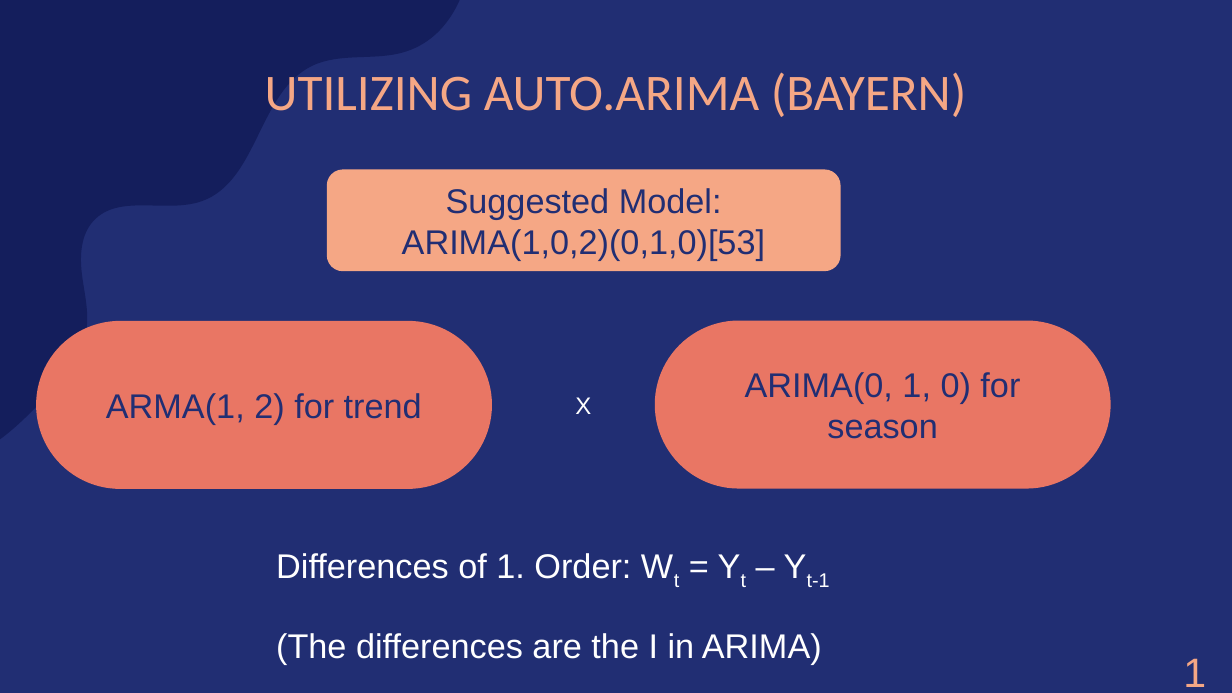
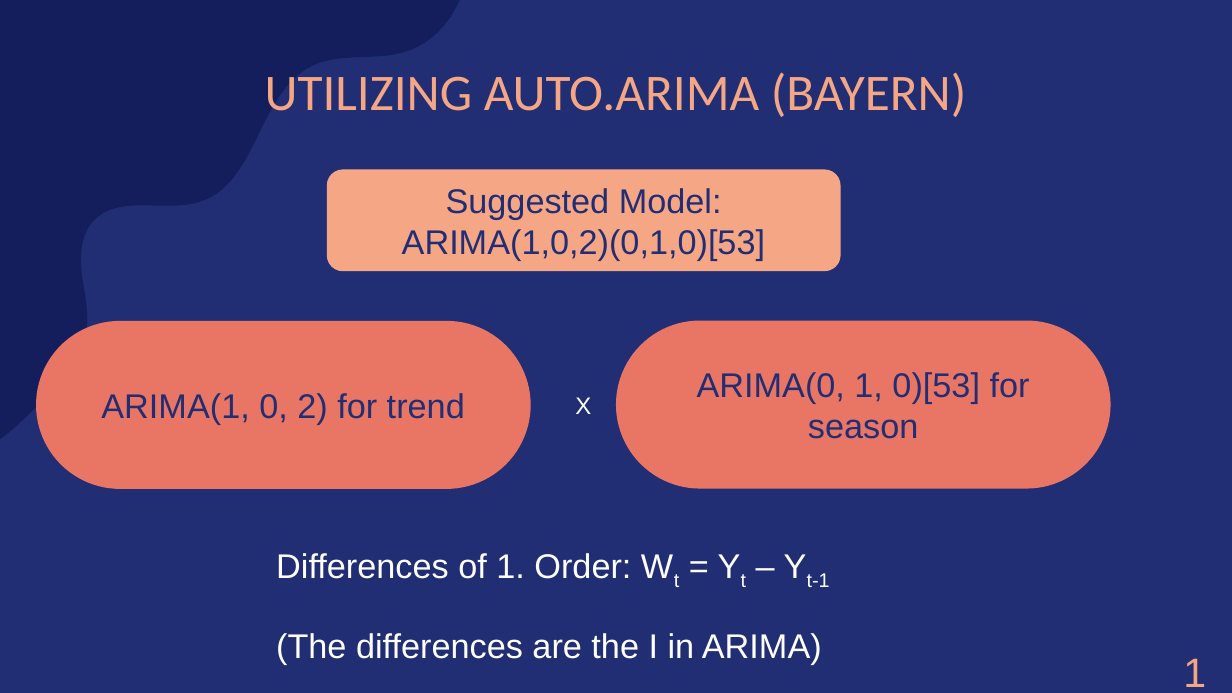
Before and after one commit to amarquard089/Covid19-Hospitalisierungsrate, a slide deck: slide 38 of Praesentation/COVID-19 Hospitalisierungsrate.pptx. Drawn at 1232x693 pixels with LibreOffice and Linux fonts; fonts in the diff are those of the drawing. Boxes give left, top, right and bottom in pixels: in the first picture for what was removed or moved away, otherwise in the second. Text is boxed around its words. In the diff, an @@ line names an element or a change of style, - is before the commit and + after.

```diff
--- a/Praesentation/COVID-19 Hospitalisierungsrate.pptx
+++ b/Praesentation/COVID-19 Hospitalisierungsrate.pptx
@@ rounded rectangle "ARIMA(1, 0, 2) for trend": place and size @@
-rounded rectangle "ARIMA(1, 0, 2) for trend" at [36, 320, 492, 488]
+rounded rectangle "ARIMA(1, 0, 2) for trend" at [36, 320, 531, 488]
@@ rounded rectangle "ARIMA(0, 1, 0)[53] for season": place and size @@
-rounded rectangle "ARIMA(0, 1, 0)[53] for season" at [654, 320, 1110, 488]
+rounded rectangle "ARIMA(0, 1, 0)[53] for season" at [616, 320, 1111, 488]
@@ text in rounded rectangle at [697, 372, 1030, 439]: text changed @@
-ARIMA(0, 1, 0) for season
+ARIMA(0, 1, 0)[53] for season
@@ text in rounded rectangle at [101, 393, 465, 425]: text changed @@
-ARMA(1, 2) for trend
+ARIMA(1, 0, 2) for trend
```
Also in this commit, not shown: 8 other slides changed, 2 slides added, 2 slides removed.
